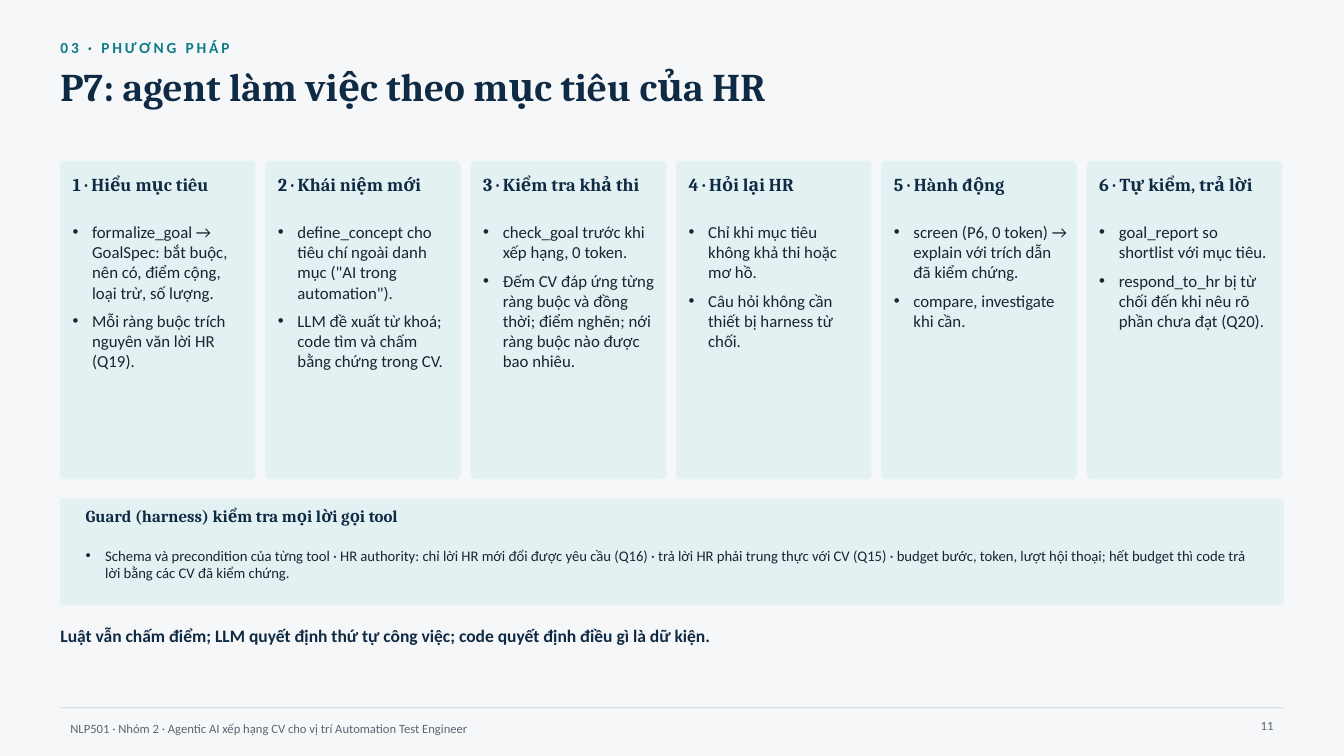
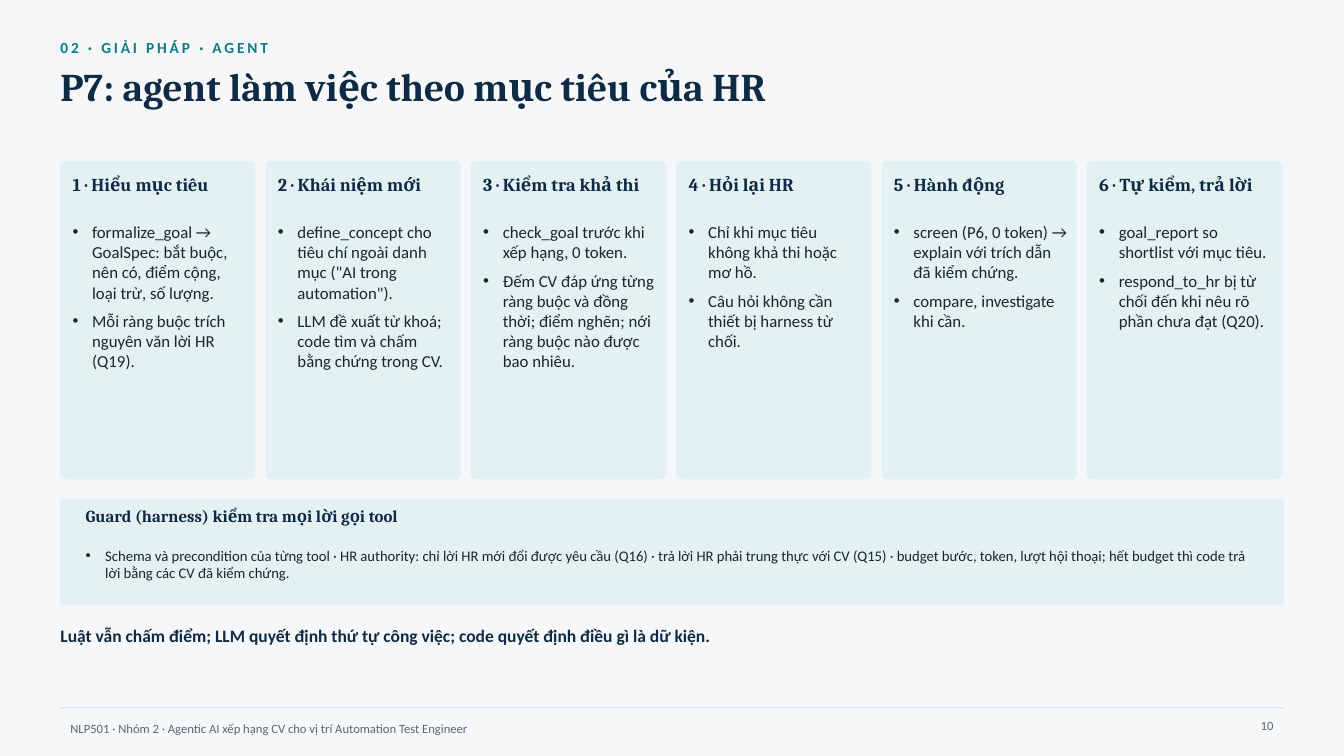
Before and after one commit to ZgsNat/NLP501.22_GROUP_2, a slide deck: slide 10 of NLP501_Nhom2_BaoCaoCuoiKy_v13.pptx (slide 11 before the commit). Drawn at 1344x756 pixels with LibreOffice and Linux fonts; fonts in the diff are those of the drawing. Boxes give left, top, right and bottom in pixels: in the first picture for what was removed or moved away, otherwise in the second. Text is boxed around its words. In the diff, an @@ line names an element or a change of style, - is before the commit and + after.

```diff
--- a/NLP501_Nhom2_BaoCaoCuoiKy_v13.pptx
+++ b/NLP501_Nhom2_BaoCaoCuoiKy_v13.pptx
@@ text at (60,40,268,53): text changed @@
-03 · PHƯƠNG PHÁP
+02 · GIẢI PHÁP · AGENT
@@ page number at (1261,722,1274,730): text changed @@
-11
+10
```
Also in this commit, not shown: 21 other slides changed, 1 other file.
